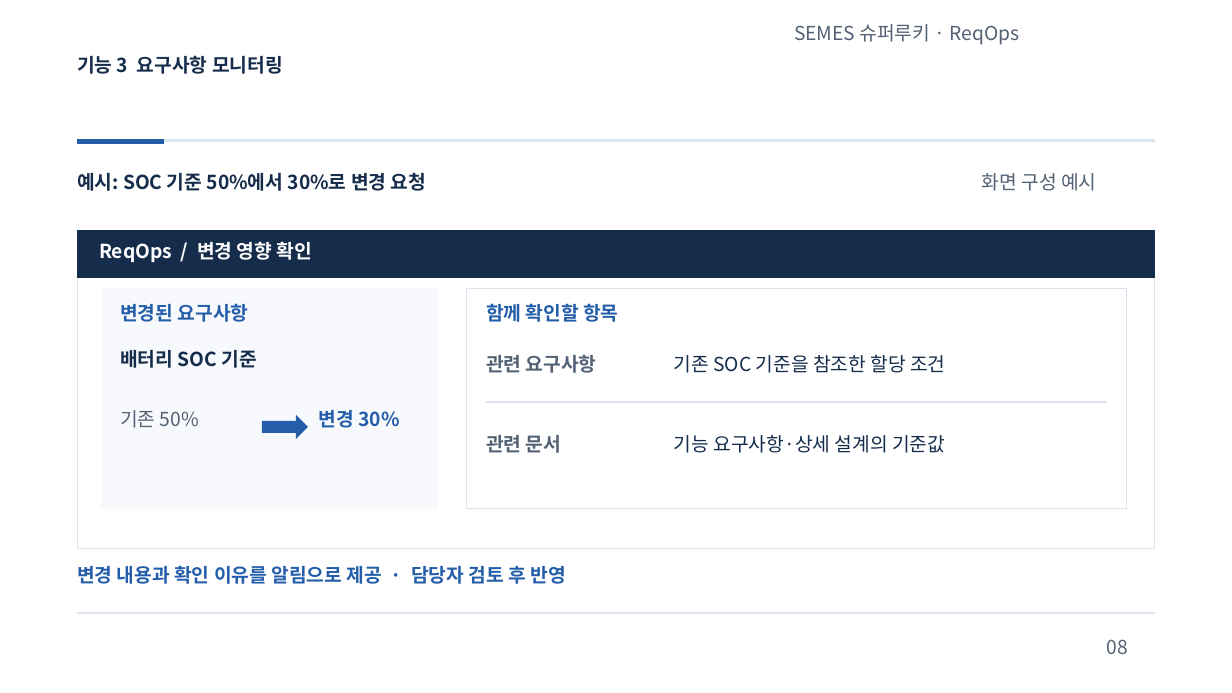
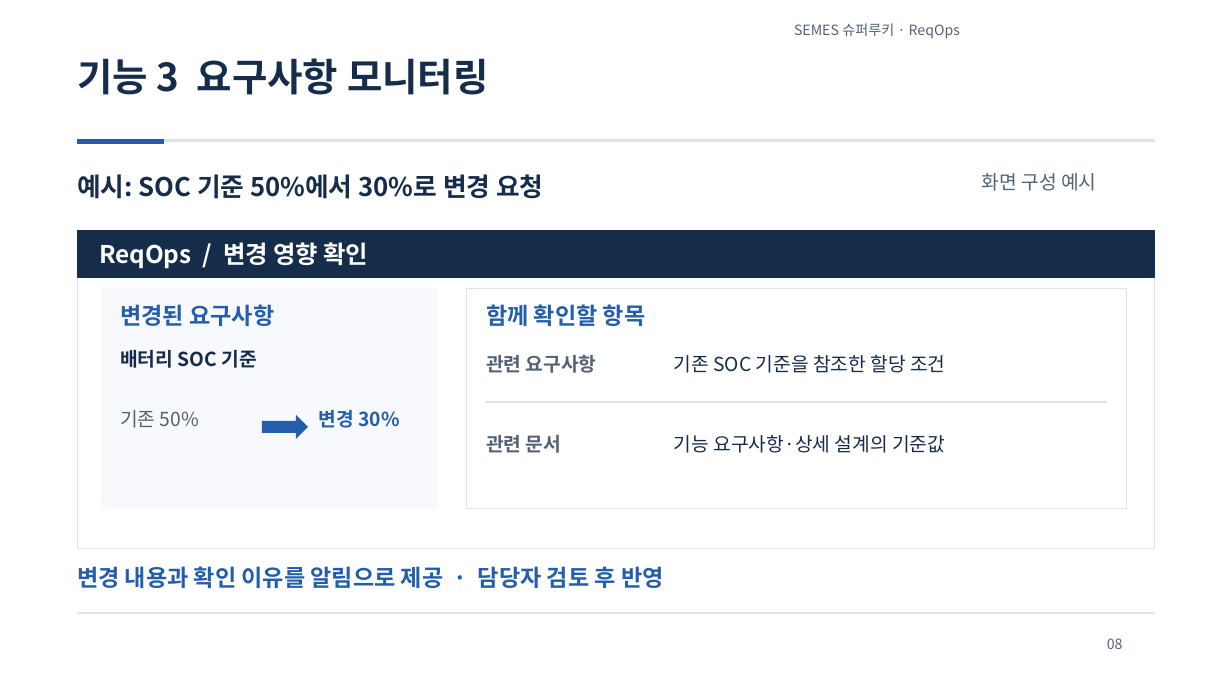
Before and after one commit to jihunhan98/semes-superrookie, a slide deck: slide 8 of docs/presentations/ReqOps_SuperRookie.pptx. Drawn at 1232x693 pixels with LibreOffice and Linux fonts; fonts in the diff are those of the drawing. Boxes give left, top, right and bottom in pixels: in the first picture for what was removed or moved away, otherwise in the second. Text is boxed around its words. In the diff, an @@ line names an element or a change of style, - is before the commit and + after.

```diff
--- a/docs/presentations/ReqOps_SuperRookie.pptx
+++ b/docs/presentations/ReqOps_SuperRookie.pptx
@@ text "SEMES 슈퍼루키 · ReqOps" at <box>794,23,960,38</box>: size 15 to 11 pt @@
@@ text "기능 3 요구사항 모니터링" at <box>77,58,489,95</box>: size 15 to 30 pt @@
@@ text "예시: SOC 기준 50%에서 30%로 ..." at <box>77,174,543,199</box>: size 15 to 20 pt @@
@@ text "ReqOps / 변경 영향 확인" at <box>99,242,369,269</box>: size 15 to 19 pt @@
@@ size 15 to 18 pt in 3 elements at <box>120,304,274,326</box>, <box>486,304,646,326</box>, <box>77,566,664,588</box> @@
@@ text "08" at <box>1107,638,1123,649</box>: size 15 to 11 pt @@
```
Also in this commit, not shown: 9 other slides changed.
